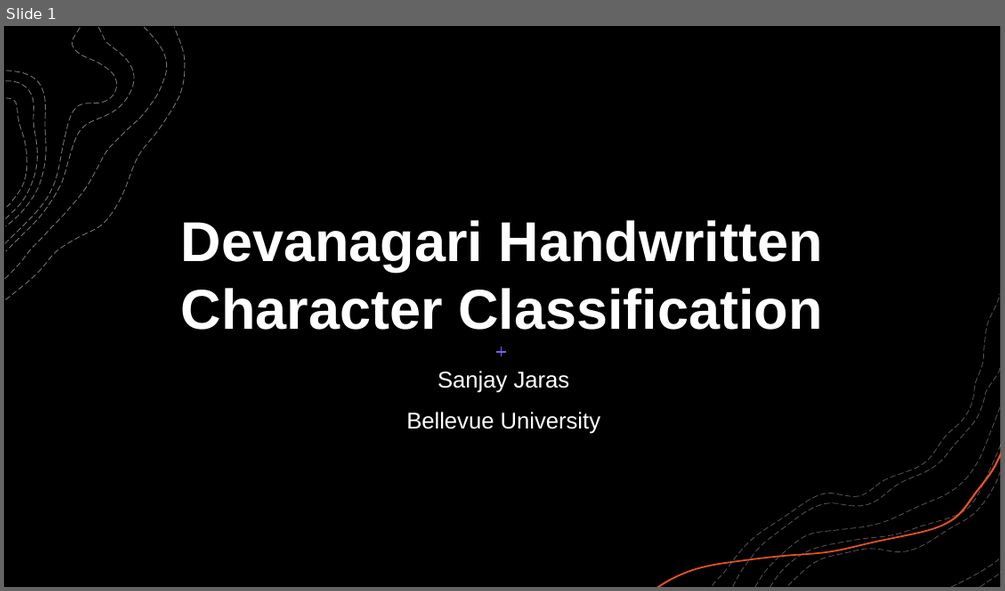
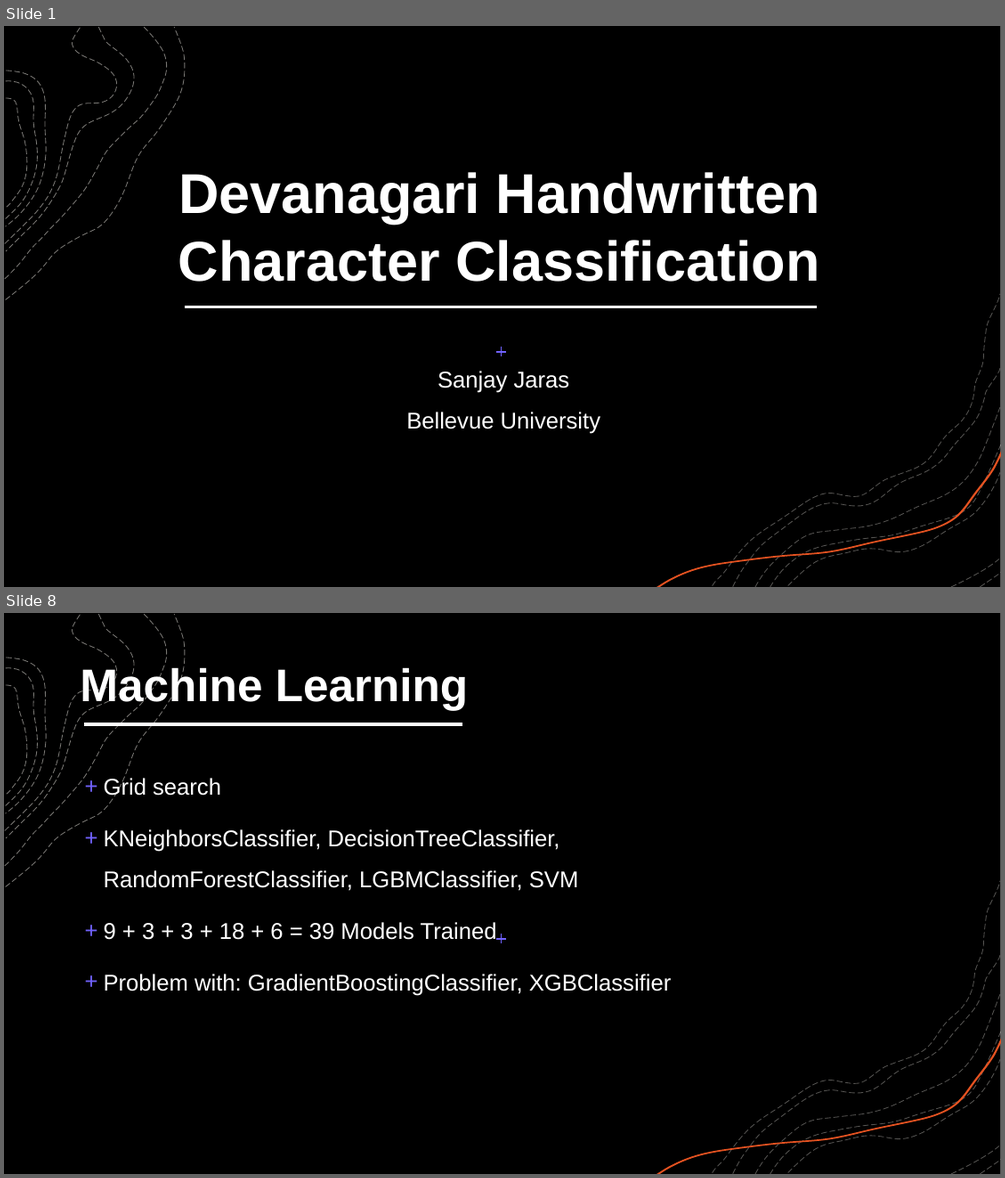
Before and after one commit to sanjayjaras/sanjayjaras.github.io, a slide deck: Projects/Handwritten-Devanagari-Char-Classification/Project Presentation4.pptx. Shown one above the other, each under a label of ours: slide 1 before the commit, slides 1 and 8 after it; the slides between them are not shown. The pictures are 1005x591 and 1005x1178 pixels, drawn with LibreOffice and Linux fonts; fonts in the diff are those of the drawing; background and template pictures are left out; a plain dark background stands for a picture behind light text. Boxes give left, top, right and bottom in pixels: in the first picture for what was removed or moved away, otherwise in the second. Text is boxed around its words. In the diff, an @@ line names an element or a change of style, - is before the commit and + after.

```diff
--- a/Projects/Handwritten-Devanagari-Char-Classification/Project Presentation4.pptx
+++ b/Projects/Handwritten-Devanagari-Char-Classification/Project Presentation4.pptx
@@ slide 8 added at box(4, 613, 1001, 1174), background picture (left out); not listed: 11 template elements that a slide beside it also shows @@
@@ rectangle added at box(4, 613, 1001, 1174), fill #FFFFFF, outline #F2F2F2 1 pt @@
@@ rectangle added at box(4, 613, 1001, 1174), fill #000000 @@
@@ text added at box(80, 665, 468, 710), 44 pt, text #FFFFFF, bold @@
+Machine Learning
@@ group added at box(5, 615, 185, 887): 7 freeform shapes @@
@@ line added from (85, 724) to (462, 724), #FFFFFF 3 pt @@
@@ text added at box(104, 776, 671, 996), 22 pt, text #FFFFFF @@
++ Grid search
++ KNeighborsClassifier, DecisionTreeClassifier, RandomForestClassifier, LGBMClassifier, SVM
++ 9 + 3 + 3 + 18 + 6 = 39 Models Trained
++ Problem with: GradientBoostingClassifier, XGBClassifier
@@ line added from (497, 939) to (507, 939), #7162FE 1 pt @@
@@ line added from (502, 933) to (502, 943), #7162FE 1 pt @@
@@ group added at box(657, 881, 1001, 1174): 8 freeform shapes @@
@@ slide 1 changed as well @@
@@ title "Devanagari Handwritten Character Classification": place and size @@
-title "Devanagari Handwritten Character Classification" at box(181, 220, 823, 329)
+title "Devanagari Handwritten Character Classification" at box(178, 172, 820, 281)
@@ line added from (185, 306) to (817, 306), #FFFFFF 3 pt @@
```
Also in this commit, not shown: 14 other slides added, 2 other files.
